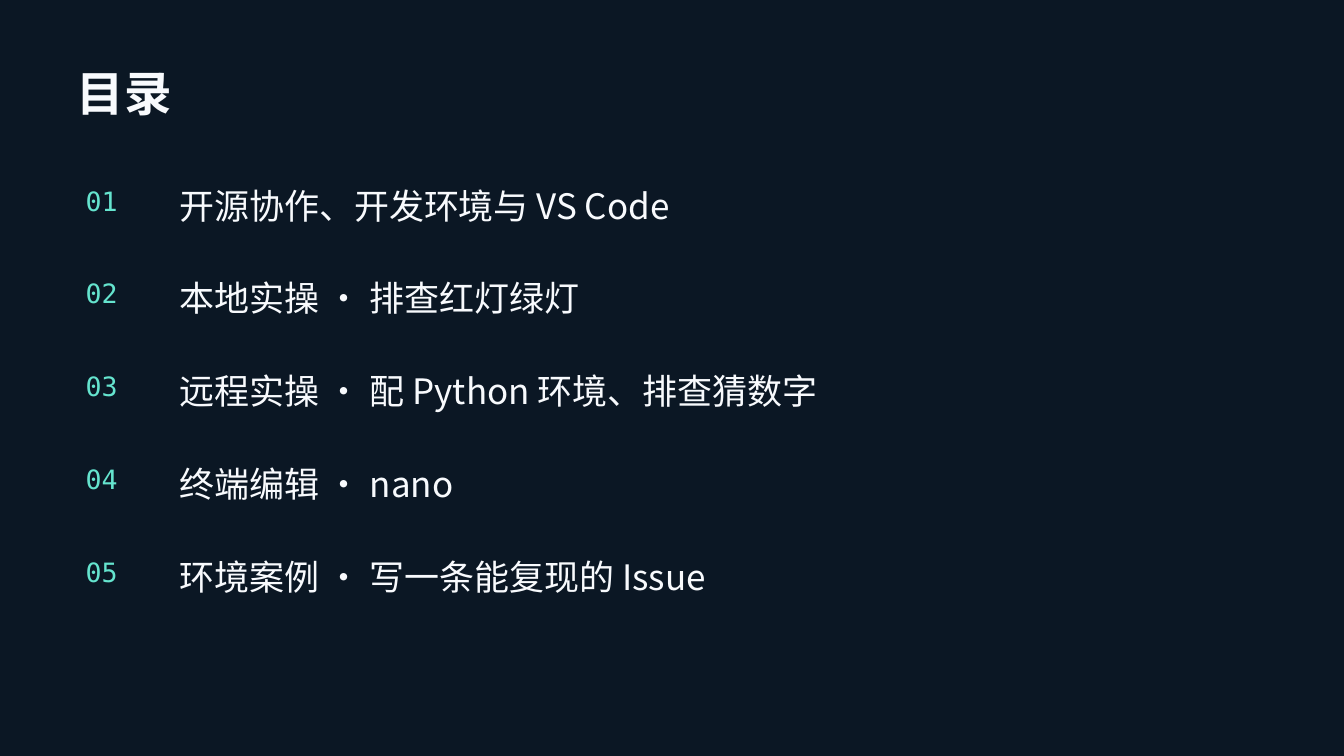
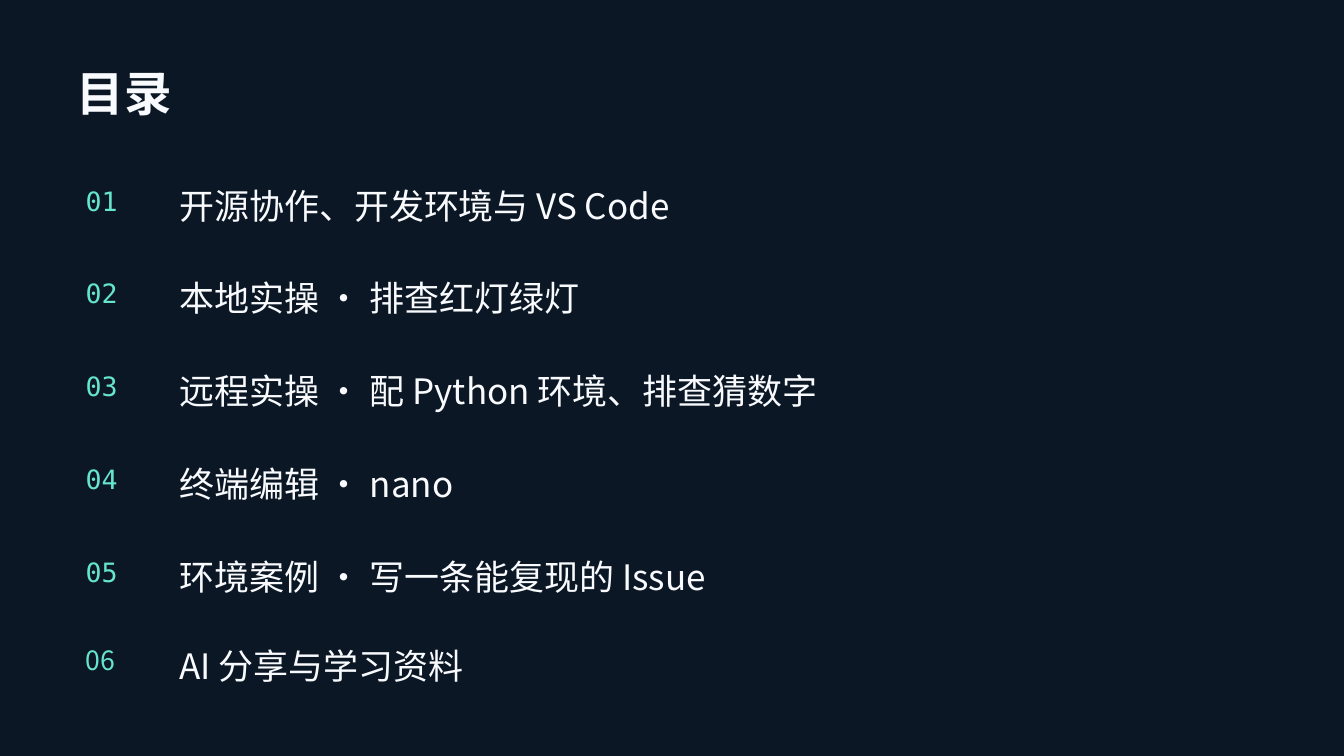
Before and after one commit to Zewang0217/boyuan-tech-sharing-lesson-01, a slide deck: slide 2 of materials/开发环境配置与编辑器.pptx. Drawn at 1344x756 pixels with LibreOffice and Linux fonts; fonts in the diff are those of the drawing. Boxes give left, top, right and bottom in pixels: in the first picture for what was removed or moved away, otherwise in the second. Text is boxed around its words. In the diff, an @@ line names an element or a change of style, - is before the commit and + after.

```diff
--- a/materials/开发环境配置与编辑器.pptx
+++ b/materials/开发环境配置与编辑器.pptx
@@ text added at (x1=86, y1=650, x2=115, y2=671), 19 pt, text #65E4CE @@
+06
@@ text added at (x1=179, y1=649, x2=464, y2=682), 25 pt, text #F8FAFD @@
+AI 分享与学习资料
```
Also in this commit, not shown: 5 other slides changed, 20 slides added, 31 other files.
